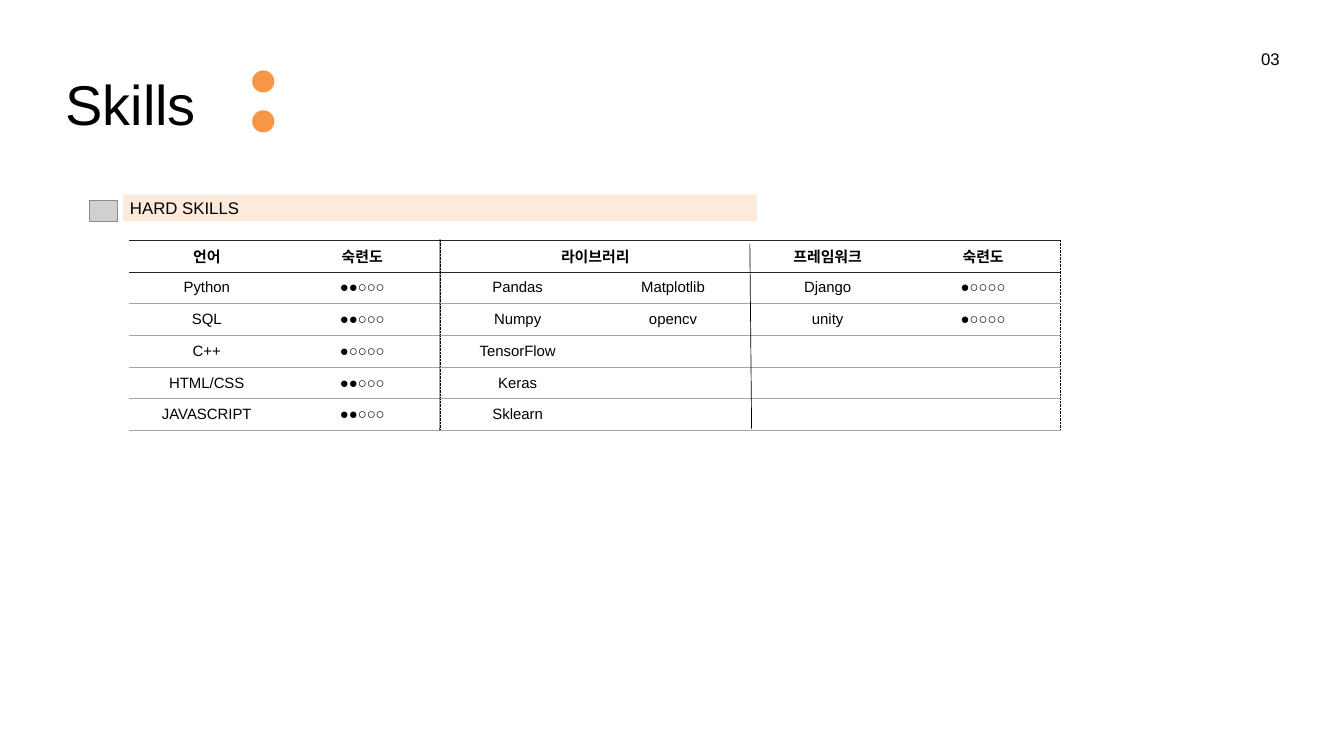
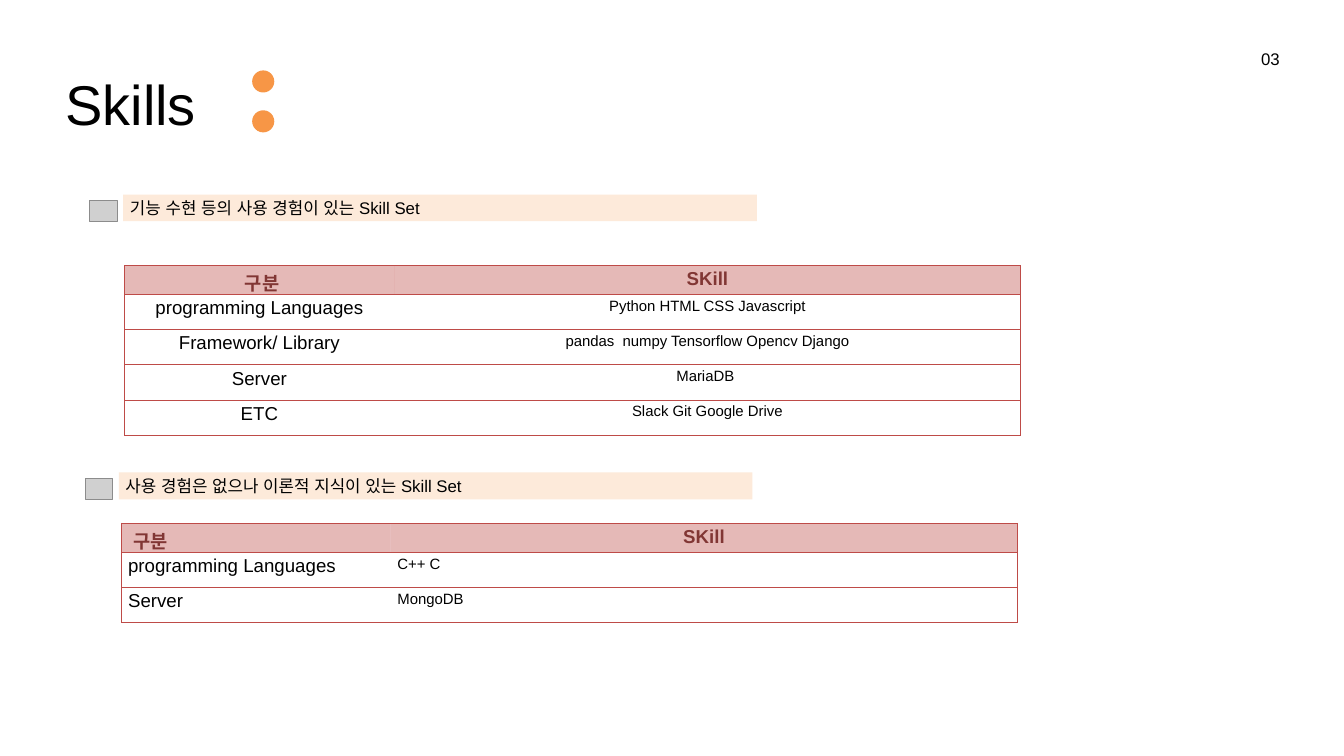
Before and after one commit to looloo404/portfolio, a slide deck: slide 4 of (fasoo)강지윤_프토플리오_멀티캠퍼스.pptx. Drawn at 1344x756 pixels with LibreOffice and Linux fonts; fonts in the diff are those of the drawing; grey boxes stand for pictures. Boxes give left, top, right and bottom in pixels: in the first picture for what was removed or moved away, otherwise in the second. Text is boxed around its words. In the diff, an @@ line names an element or a change of style, - is before the commit and + after.

```diff
--- a/(fasoo)강지윤_프토플리오_멀티캠퍼스.pptx
+++ b/(fasoo)강지윤_프토플리오_멀티캠퍼스.pptx
@@ text in rectangle at [130,200,420,216]: text changed @@
-HARD SKILLS
+기능 수현 등의 사용 경험이 있는 Skill Set
@@ line removed from (440, 239) to (440, 431) @@
@@ table added at [125,265,1021,435], 5 rows, 2 columns @@
+구분 | SKill
+programming Languages | Python HTML CSS Javascript
+Framework/ Library | pandas numpy Tensorflow Opencv Django
+Server | MariaDB
+ETC | Slack Git Google Drive
@@ table removed at [129,241,751,431], 6 rows, 4 columns @@
-언어 | 숙련도 | 라이브러리 | 
-Python | ●●○○○ | Pandas | Matplotlib
-SQL | ●●○○○ | Numpy | opencv
-C++ | ●○○○○ | TensorFlow | 
-HTML/CSS | ●●○○○ | Keras | 
-JAVASCRIPT | ●●○○○ | Sklearn | 
@@ table removed at [750,241,1061,431], 6 rows, 2 columns @@
-프레임워크 | 숙련도
-Django | ●○○○○
-unity | ●○○○○
- | 
- | 
- | 
@@ line removed from (750, 244) to (751, 429) @@
@@ picture added at [85,478,113,499] @@
@@ rectangle added at [119,472,753,499], fill #FDEADA, 18 pt, text #000000 @@
+사용 경험은 없으나 이론적 지식이 있는 Skill Set
@@ table added at [122,523,1018,622], 3 rows, 2 columns @@
+구분 | SKill
+programming Languages | C++ C
+Server | MongoDB
```
Also in this commit, not shown: 4 other slides changed, 1 other file.
